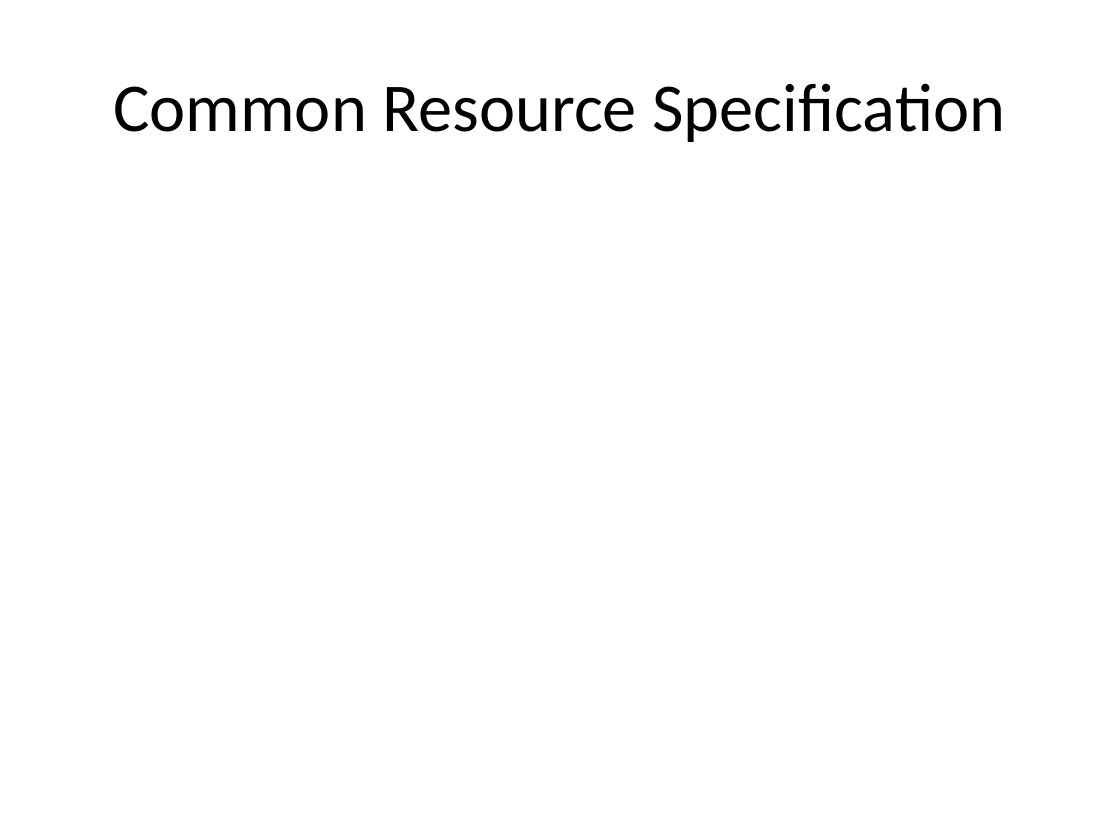
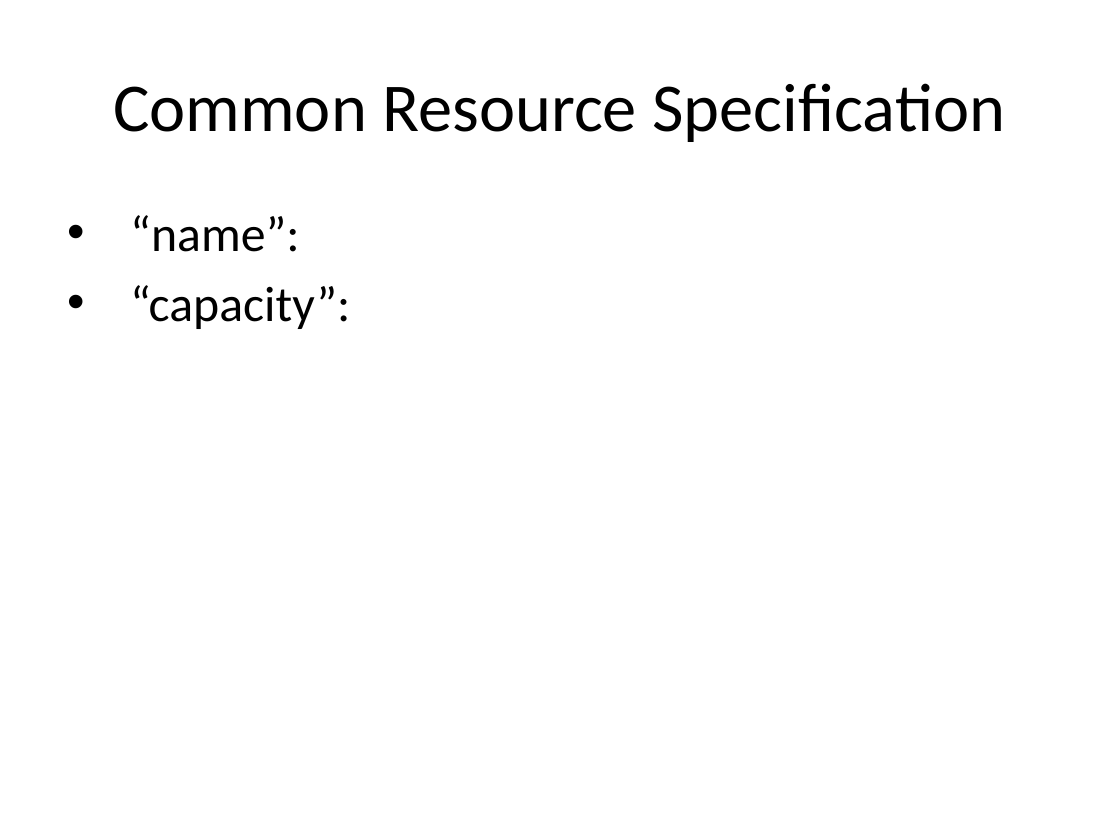
Before and after one commit to timurkelin/simschd, a slide deck: slide 25 of doc/simschd.pptx. Drawn at 1120x840 pixels with LibreOffice and Linux fonts; fonts in the diff are those of the drawing; background and template pictures are left out. Boxes give left, top, right and bottom in pixels: in the first picture for what was removed or moved away, otherwise in the second. Text is boxed around its words. In the diff, an @@ line names an element or a change of style, - is before the commit and + after.

```diff
--- a/doc/simschd.pptx
+++ b/doc/simschd.pptx
@@ text added at <box>130,215,350,329</box>, 32 pt, text #000000 @@
+• “name”:
+• “capacity”:
```
Also in this commit, not shown: 5 other slides changed, 1 slide added.
